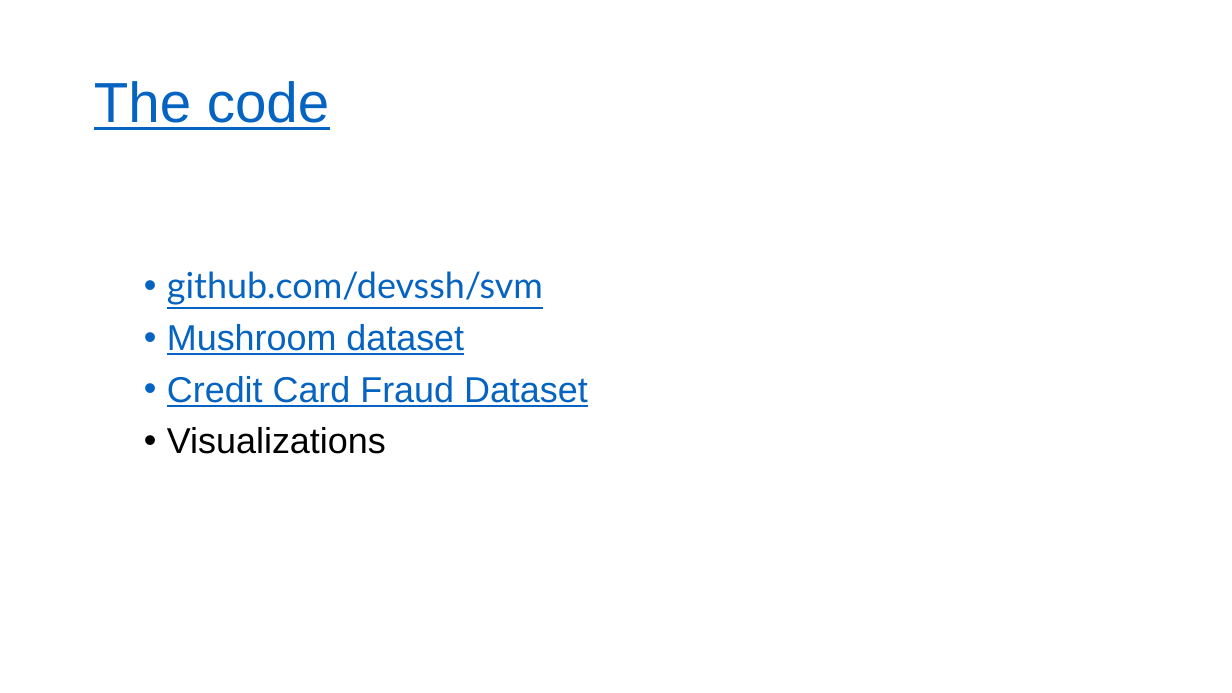
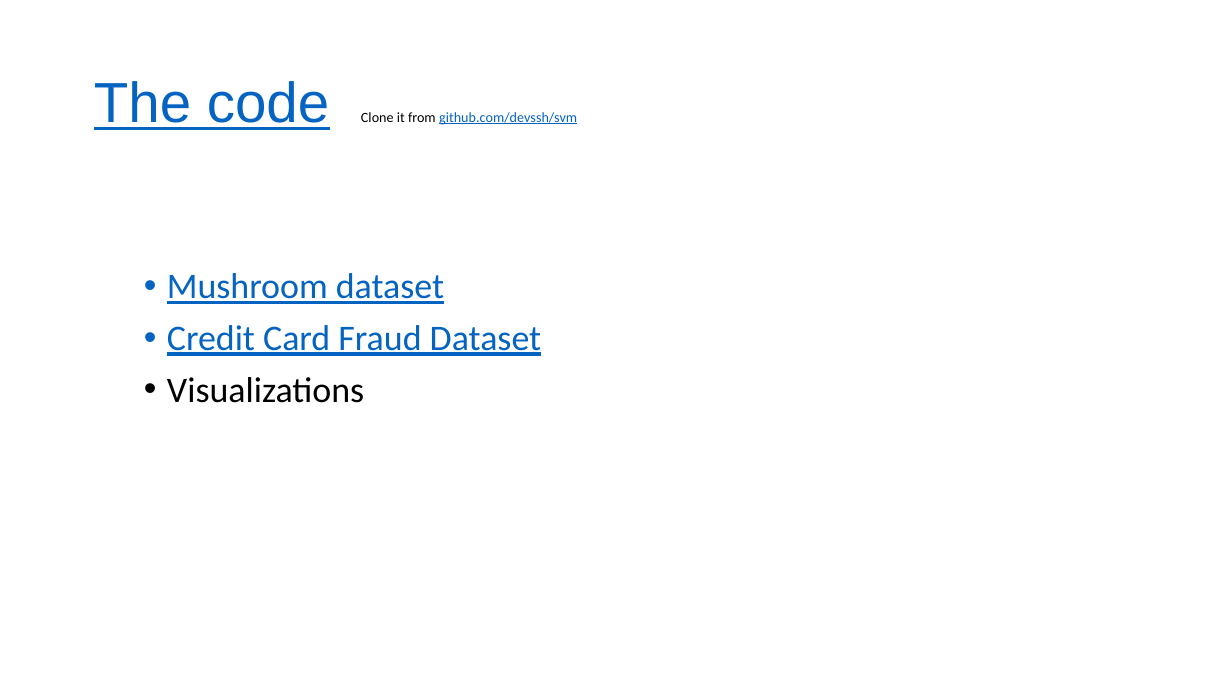
Before and after one commit to devssh/svm, a slide deck: slide 5 of SVM.pptx. Drawn at 1232x693 pixels with LibreOffice and Linux fonts; fonts in the diff are those of the drawing. Boxes give left, top, right and bottom in pixels: in the first picture for what was removed or moved away, otherwise in the second. Text is boxed around its words. In the diff, an @@ line names an element or a change of style, - is before the commit and + after.

Commit message:
Updated ppt

```diff
--- a/SVM.pptx
+++ b/SVM.pptx
@@ title at (x1=94, y1=81, x2=577, y2=130): text changed; size 44 to 11 pt; font Arial to Calibri @@
-The code
+The code Clone it from github.com/devssh/svm
@@ text "Mushroom dataset" at (x1=167, y1=273, x2=541, y2=403): font Arial to Calibri @@
@@ text at (x1=167, y1=271, x2=543, y2=305): paragraph removed @@
-• github.com/devssh/svm
```
Also in this commit, not shown: 1 other file.
